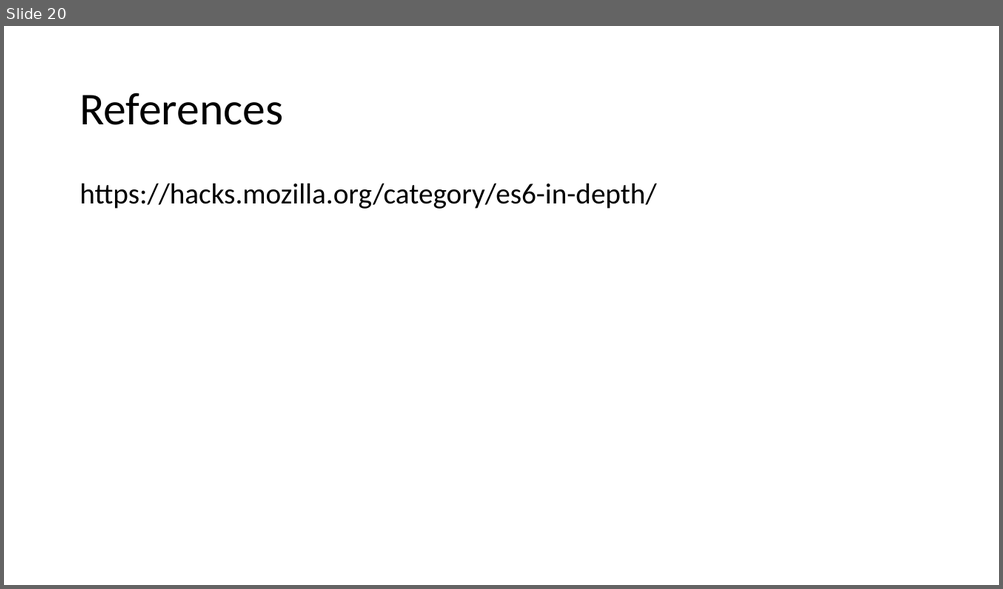
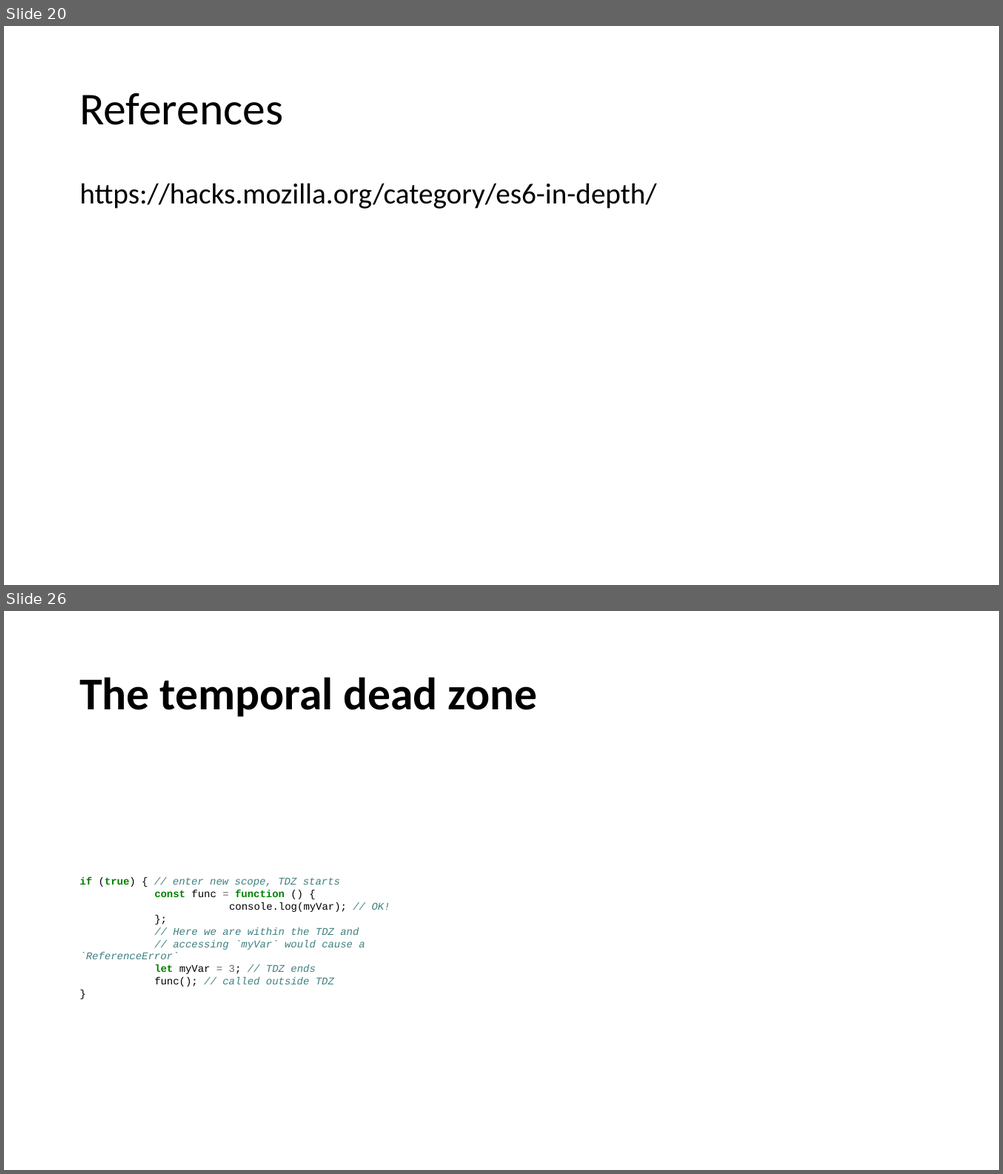
Before and after one commit to dzmitry-varabei/front-end-course, a slide deck: es6/es6.pptx. Shown one above the other, each under a label of ours: slide 20 before the commit, slides 20 and 26 after it; the slides between them are not shown. The pictures are 1003x589 and 1003x1174 pixels, drawn with LibreOffice and Linux fonts; fonts in the diff are those of the drawing. Boxes give left, top, right and bottom in pixels: in the first picture for what was removed or moved away, otherwise in the second. Text is boxed around its words. In the diff, an @@ line names an element or a change of style, - is before the commit and + after.

```diff
--- a/es6/es6.pptx
+++ b/es6/es6.pptx
@@ slide 26 added at <box>4,611,999,1170</box>, background #FFFFFF @@
@@ title added at <box>79,677,538,717</box>, 44 pt, text #000000, bold @@
+The temporal dead zone
@@ text added at <box>79,877,390,987</box>, 10 pt, text #408080, italic @@
+if (true) { // enter new scope, TDZ starts
+const func = function () {
+console.log(myVar); // OK!
+};
+// Here we are within the TDZ and
+// accessing `myVar` would cause a `ReferenceError`
+let myVar = 3; // TDZ ends
+func(); // called outside TDZ
+}
```
Also in this commit, not shown: 6 other slides added, 8 other files.
